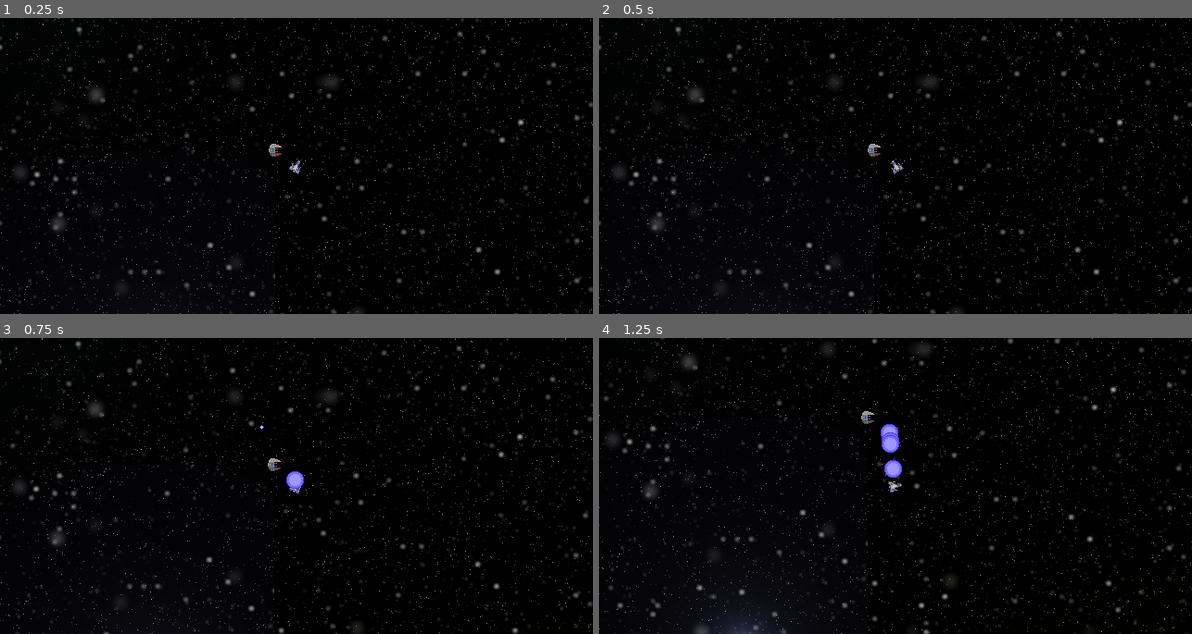
Above: before the commit, frames 1-4 (two rows, left to right).
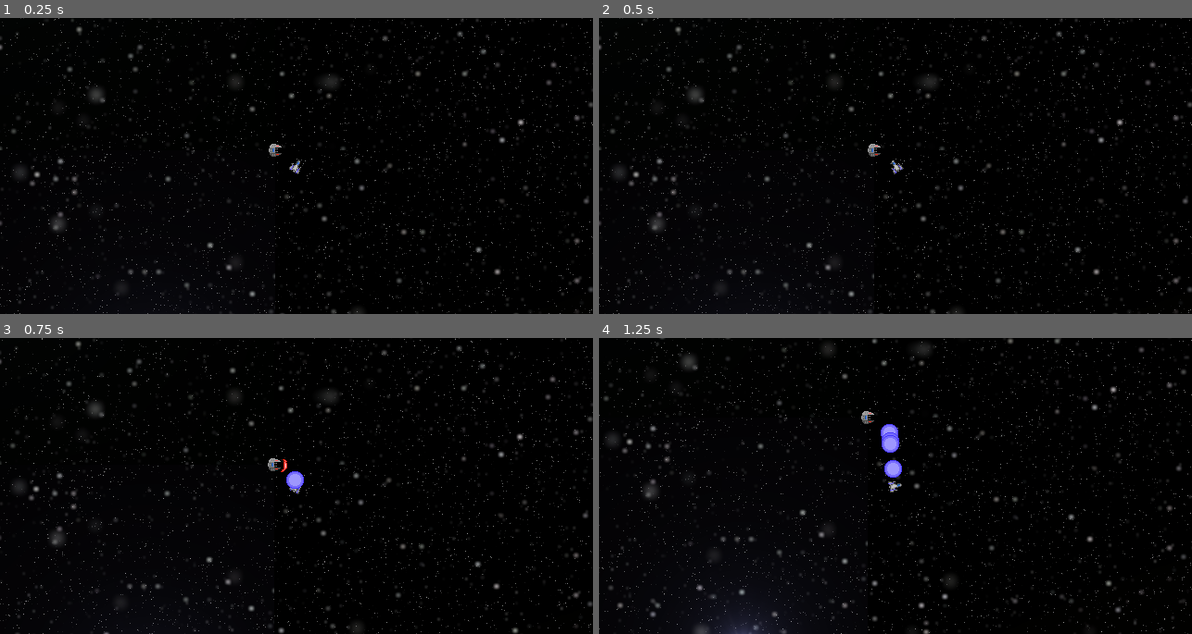
Above: after the commit, the same moments.

Repository: vYORKv/Sector-Flashpoint
Game: Godot game, scene res://Scenes/Game.tscn
Same seed, same stepped clock (60 frames per second), same inputs: the game is played once before the commit and once after it.
Inputs (mouse positions are in pixels of both pictures, inside the frame that each line leads up to):
- Up to frame 1 (0.25 s): no input
- Up to frame 2 (0.5 s): no input
- Up to frame 3 (0.75 s): tap Enter (ui_accept) at 0.5 s; move the mouse to (426, 471) at 0.52 s; press the mouse at (426, 471) at 0.53 s; hold D (strafe_right) from 0.53 s (still down)
- Up to frame 4 (1.25 s): keep holding D (strafe_right); tap Enter (ui_accept) at 0.77, 0.8, 1.07 s

Frames 1-2 are identical in both runs. In frame 3, less than 0.1% of the frame differs, in the area x 43-49%, y 29-46%; in frame 4, nothing differs.
Error in both runs: Invalid call. Nonexistent function '_set_playing' in base 'AnimatedSprite'. (res://Scripts/ShipExplosion.gd:12)

Commit message:
Added directional shields on hit
+Shield animated sprite. +Shield Area2d. +Bullet position argument passed into hit function. +Changed colors for explosions/bullets to the "alliance" variable. +Created shields variable and functionality inside of hit function. +Reworked shield sprites to face +x and created frames for animation.

Diff:
--- a/Scenes/Actors/Dummy.tscn
+++ b/Scenes/Actors/Dummy.tscn
@@ -1,7 +1,20 @@
-[gd_scene load_steps=3 format=2]
+[gd_scene load_steps=8 format=2]
 
 [ext_resource path="res://Scripts/Dummy.gd" type="Script" id=1]
 [ext_resource path="res://Graphics/Ships/Red_Ships/red_fighter.png" type="Texture" id=2]
+[ext_resource path="res://Graphics/Shields/red_shield_01.png" type="Texture" id=3]
+[ext_resource path="res://Graphics/Shields/red_shield_03.png" type="Texture" id=4]
+[ext_resource path="res://Graphics/Shields/red_shield_02.png" type="Texture" id=5]
+
+[sub_resource type="CircleShape2D" id=1]
+
+[sub_resource type="SpriteFrames" id=2]
+animations = [ {
+"frames": [ ExtResource( 3 ), ExtResource( 5 ), ExtResource( 4 ) ],
+"loop": true,
+"name": "default",
+"speed": 12.0
+} ]
 
 [node name="Dummy" type="KinematicBody2D"]
 script = ExtResource( 1 )
@@ -18,3 +31,18 @@
 
 [node name="CollisionPolygon2D" type="CollisionPolygon2D" parent="HurtBox"]
 polygon = PoolVector2Array( 7.08706, -4.2319, 7.00831, 4.27257, 1.02369, 7.26488, -4.33098, 7.26488, -6.22086, 5.06002, -7.24455, 1.91022, -7.24455, -2.10578, -6.06337, -5.17684, -4.09474, -7.06672, 0.944939, -7.14546 )
+
+[node name="ShieldArea" type="Area2D" parent="."]
+collision_layer = 4
+collision_mask = 4
+
+[node name="CollisionShape2D" type="CollisionShape2D" parent="ShieldArea"]
+scale = Vector2( 1.25, 1.25 )
+shape = SubResource( 1 )
+
+[node name="Shield" type="AnimatedSprite" parent="."]
+visible = false
+frames = SubResource( 2 )
+offset = Vector2( 8, 0 )
+
+[connection signal="animation_finished" from="Shield" to="." method="_on_Shield_animation_finished"]
--- a/Scenes/Objects/Bullet.tscn
+++ b/Scenes/Objects/Bullet.tscn
@@ -19,8 +19,8 @@
 shape = SubResource( 1 )
 
 [node name="Hitbox" type="Area2D" parent="."]
-collision_layer = 2
-collision_mask = 2
+collision_layer = 6
+collision_mask = 6
 
 [node name="CollisionShape2D" type="CollisionShape2D" parent="Hitbox"]
 scale = Vector2( 0.22, 0.22 )
--- a/Scripts/Bullet.gd
+++ b/Scripts/Bullet.gd
@@ -4,7 +4,7 @@
 
 var velocity = Vector2()
 var target = null
-var color = null
+var alliance = null
 
 const BLUE_BULLET = preload("res://Graphics/Bullets/blue_bullet.png")
 const RED_BULLET = preload("res://Graphics/Bullets/red_bullet.png")
@@ -13,9 +13,9 @@
 onready var BulletTimer = get_node("BulletTimer")
 
 func _ready():
-	if color == "blue":
+	if alliance == "blue":
 		sprite.set_texture(BLUE_BULLET)
-	elif color == "red":
+	elif alliance == "red":
 		sprite.set_texture(RED_BULLET)
 	BulletTimer.set_wait_time(1)
 	BulletTimer.connect("timeout", self, "TimerTimeout")
@@ -28,9 +28,10 @@
 	var collision = move_and_collide(velocity.normalized() * delta * SPEED)
 
 func _on_Hitbox_area_entered(area):
+	var bullet_position = self.global_position
 	# Add if statements for victim.alliance here. If blue and
 	# (victim.alliance == red or victim.alliance == yellow) then victim.hit
 	# [ Maybe use arrays or obj for this instead of stringing 8 if statements ]
 	var victim = area.get_parent()
-	victim.hit()
+	victim.hit(bullet_position)
 	self.queue_free()
--- a/Scripts/Dummy.gd
+++ b/Scripts/Dummy.gd
@@ -1,23 +1,41 @@
 class_name Enemy
 extends KinematicBody2D
 
-var hitpoints = 3
+var hitpoints = 1
+var shields = 3
+var shields_active = true
 var alliance = "red"
 
 const EXPLOSION = preload("res://Scenes/Objects/ShipExplosion.tscn")
 
+onready var ShieldArea = get_node("ShieldArea")
+onready var Shield = get_node("Shield")
+
 func _ready():
 	pass
 
-func hit():
-	hitpoints -= 1
-	print(hitpoints)
-	if hitpoints == 0:
-		destroy()
+func hit(bullet):
+	if shields_active:
+		Shield.look_at(bullet)
+		Shield.set_frame(0)
+		Shield.set_visible(true)
+		Shield.play()
+		shields -= 1
+		print(shields)
+	else:
+		hitpoints -= 1
+		if hitpoints == 0:
+			destroy()
+	if shields == 0:
+		shields_active = false
+		ShieldArea.set_deferred("monitorable", false)
 
 func destroy():
 	var explosion = EXPLOSION.instance()
-	explosion.color = "red"
+	explosion.alliance = alliance
 	get_parent().add_child(explosion)
 	explosion.position = self.position
 	self.queue_free()
+
+func _on_Shield_animation_finished():
+	Shield.set_visible(false)
--- a/Scripts/Player.gd
+++ b/Scripts/Player.gd
@@ -88,9 +88,10 @@
 	self.transform = self.transform.orthonormalized()
 
 func shoot():
+	print("*")
 	var bullet = BULLET.instance()
 	bullet.target = "enemy"
-	bullet.color = "blue"
+	bullet.alliance = alliance
 	get_parent().add_child(bullet)
 	bullet.position = Gun.global_position
 	bullet.velocity = Aim.global_position - bullet.position
@@ -100,7 +101,7 @@
 
 func destroy():
 	var explosion = EXPLOSION.instance()
-	explosion.color = "blue"
+	explosion.alliance = alliance
 	get_parent().add_child(explosion)
 	explosion.position = self.position
 #	self.queue_free()
--- a/Scripts/ShipExplosion.gd
+++ b/Scripts/ShipExplosion.gd
@@ -2,12 +2,12 @@
 
 onready var animation = get_node("AnimatedSprite")
 
-var color = null
+var alliance = null
 
 func _ready():
-	if color == "red":
+	if alliance == "red":
 		animation.set_animation("red_explosion")
-	elif color == "blue":
+	elif alliance == "blue":
 		animation.set_animation("blue_explosion")
 	animation._set_playing(true)
 
Binary file removed: Graphics/Shields/blue_shield.png
Binary file added: Graphics/Shields/blue_shield_01.png
Not shown, changed: Graphics/Shields/blue_shield_01.png.import
Binary file added: Graphics/Shields/blue_shield_02.png
Not shown, added: Graphics/Shields/blue_shield_02.png.import
Binary file added: Graphics/Shields/blue_shield_03.png
Not shown, added: Graphics/Shields/blue_shield_03.png.import
Binary file removed: Graphics/Shields/green_shield.png
Binary file added: Graphics/Shields/green_shield_01.png
Not shown, changed: Graphics/Shields/green_shield_01.png.import
Binary file added: Graphics/Shields/green_shield_02.png
Not shown, added: Graphics/Shields/green_shield_02.png.import
(and 17 more such lines)
